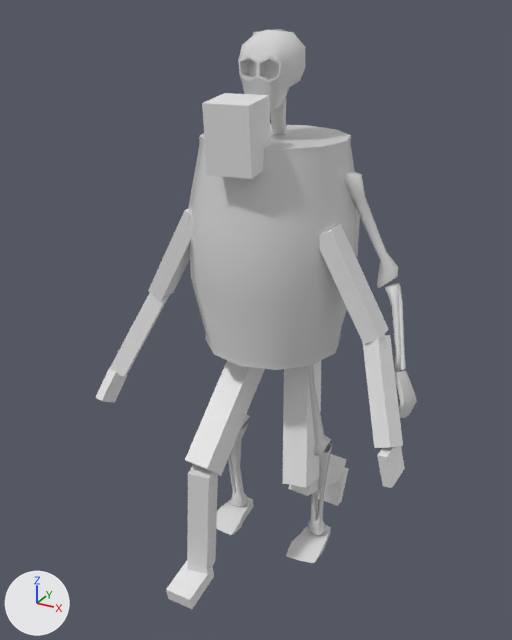
Before and after pictures for a commit that changed the FBX model Obol/Assets/Models/Enemies/Exploder/Exploder_low.FBX.
One viewpoint serves both versions: a 50 mm camera at (0.488, -0.948, 0.91) aimed at (-0.014, -0.034, 0.454). Lighting does not change. The marker at lower left points along +X, +Y and +Z. Where no turn or scale is listed for an object, it has been applied to the vertices.

Before the edit, the objects in view are built like this:
```python
ob_barrel_skelhead = bpy.data.objects.new('Barrel_SkelHead', me_mesh_023)
ob_barrel_skelhead.parent = ob_barrel_skelneck2
ob_barrel_skelhead.location = (3.852, 0.0, 0.0)
ob_barrel_skelhead.rotation_euler = (0.0184, -0.038, -0.0971)  # degrees (1.1, -2.2, -5.6)
ob_barrel_skellcollarbone = bpy.data.objects.new('Barrel_SkelLCollarbone', me_mesh_013)
ob_barrel_skellcollarbone.parent = ob_barrel_skelribcage
ob_barrel_skellcollarbone.location = (-2.423, 4.853, 1.44)
ob_barrel_skellcollarbone.rotation_euler = (-1.311, -1.873, 1.117)  # degrees (-75, -107, 64)
ob_barrel_skellupperarm = bpy.data.objects.new('Barrel_SkelLUpperarm', me_mesh_014)
ob_barrel_skellupperarm.parent = ob_barrel_skellcollarbone
ob_barrel_skellupperarm.location = (9.985, 0.0, 0.0)
ob_barrel_skellupperarm.rotation_euler = (-0.137, -1.006, 0.397)  # degrees (-7.8, -58, 23)
ob_barrel_skelneck1 = bpy.data.objects.new('Barrel_SkelNeck1', me_mesh_021)
ob_barrel_skelneck1.parent = ob_barrel_skelribcage
ob_barrel_skelneck1.location = (0.038, 1.855, 0.0)
ob_barrel_skelneck1.rotation_euler = (0.0134, 0.00563, 0.201)  # degrees (0.8, 0.3, 12)
ob_barrel_skelrcalf = bpy.data.objects.new('Barrel_SkelRCalf', me_mesh_006)
ob_barrel_skelrcalf.parent = ob_barrel_skelrthigh
ob_barrel_skelrcalf.location = (22.43, 0.0, 0.0)
ob_barrel_skelrcalf.rotation_euler = (-0.22, -0.0214, -0.785)  # degrees (-13, -1.2, -45)
ob_barrel_skelrforearm = bpy.data.objects.new('Barrel_SkelRForearm', me_mesh_019)
ob_barrel_skelrforearm.parent = ob_barrel_skelrupperarm
ob_barrel_skelrforearm.location = (17.2, 0.0, 0.0)
ob_barrel_skelrforearm.rotation_euler = (-0.203, 0.116, 0.466)  # degrees (-12, 6.6, 27)
ob_barrel_skelribcage = bpy.data.objects.new('Barrel_SkelRibcage', me_mesh_012)
ob_barrel_skelribcage.parent = ob_barrel_skelspine4
ob_barrel_skelribcage.location = (8.534, 0.0, 0.0)
ob_barrel_skelribcage.rotation_euler = (-0.0121, -0.0081, -0.0741)  # degrees (-0.7, -0.5, -4.2)
ob_barrel_skelspine2 = bpy.data.objects.new('Barrel_SkelSpine2', me_mesh_009)
ob_barrel_skelspine2.parent = ob_barrel_skelspine1
ob_barrel_skelspine2.location = (6.918, 0.0, 0.0)
ob_barrel_skelspine2.rotation_euler = (-0.0371, 0.0228, -0.186)  # degrees (-2.1, 1.3, -11)
ob_barrel_skelspine4 = bpy.data.objects.new('Barrel_SkelSpine4', me_mesh_011)
ob_barrel_skelspine4.parent = ob_barrel_skelspine3
ob_barrel_skelspine4.location = (6.333, 0.0, 0.0)
ob_barrel_skelspine4.rotation_euler = (-0.0514, 0.00429, 0.213)  # degrees (-2.9, 0.2, 12)
# also in view: 'Barrel_SkelRThigh' at (-0.043, -0.073, 0.31); 'Barrel_SkelLPalm' at (0.248, -0.109, 0.315); 'Barrel_SkelRUpperarm' at (-0.145, -0.054, 0.549); 'Barrel_SkelRFoot' at (-0.06, -0.183, 0.01); 'Barrel_SkelLForearm' at (0.217, -0.079, 0.408)
```
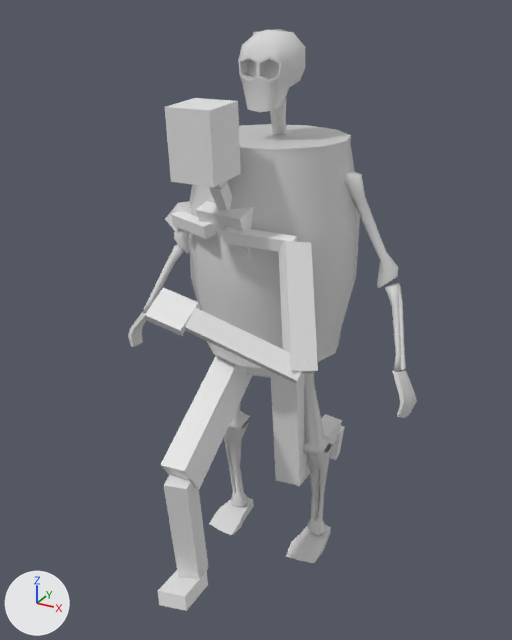
The change, as a list of edits to the scene's bpy script:
```text
Change ob_barrel_skelribcage:
    ob_barrel_skelribcage.rotation_euler: (-0.0121, -0.0081, -0.0741) -> (-0.0248, -0.0112, -0.0759)  # degrees (-0.7, -0.5, -4.2) -> degrees (-1.4, -0.6, -4.3)
Change ob_barrel_skellcollarbone:
    ob_barrel_skellcollarbone.rotation_euler: (-1.311, -1.873, 1.117) -> (-1.3, -1.861, 1.105)  # degrees (-75, -107, 64) -> degrees (-74, -107, 63)
Change ob_barrel_skelneck2:
    ob_barrel_skelneck2.rotation_euler: (0.058, 0.0105, -0.33) -> (0.104, 0.0256, -0.366)  # degrees (3.3, 0.6, -19) -> degrees (6, 1.5, -21)
Change ob_barrel_skelrfoot:
    ob_barrel_skelrfoot.rotation_euler: (0.0938, -0.183, 1.391) -> (0.1, -0.162, 1.86)  # degrees (5.4, -10, 80) -> degrees (5.7, -9.3, 107)
Change ob_barrel_skelrforearm:
    ob_barrel_skelrforearm.rotation_euler: (-0.203, 0.116, 0.466) -> (-0.161, 0.17, 0.759)  # degrees (-12, 6.6, 27) -> degrees (-9.2, 10, 43)
Change ob_barrel_skelpelvis:
    ob_barrel_skelpelvis.location: (0.0, 0.034, 0.382) -> (0.0, -0.019, 0.382)
Change ob_barrel_skellpalm:
    ob_barrel_skellpalm.rotation_euler: (-1.692, -0.309, -0.476) -> (-1.317, -0.241, 0.00141)  # degrees (-97, -18, -27) -> degrees (-75, -14, 0.1)
Change ob_barrel_skellupperarm:
    ob_barrel_skellupperarm.rotation_euler: (-0.137, -1.006, 0.397) -> (-0.296, -0.818, 1.171)  # degrees (-7.8, -58, 23) -> degrees (-17, -47, 67)
Change ob_barrel_skellcalf:
    ob_barrel_skellcalf.rotation_euler: (0.184, -0.08, -1.369) -> (0.185, 0.0651, -1.35)  # degrees (11, -4.6, -78) -> degrees (11, 3.7, -77)
Change ob_barrel_skelrcalf:
    ob_barrel_skelrcalf.rotation_euler: (-0.22, -0.0214, -0.785) -> (-0.25, -0.0997, -1.167)  # degrees (-13, -1.2, -45) -> degrees (-14, -5.7, -67)
Change ob_barrel_skelrpalm:
    ob_barrel_skelrpalm.rotation_euler: (1.92, 0.0795, 0.22) -> (2.037, 0.394, 0.488)  # degrees (110, 4.6, 13) -> degrees (117, 23, 28)
Change ob_barrel_skelspine3:
    ob_barrel_skelspine3.rotation_euler: (-0.0517, 0.00694, -0.0433) -> (-0.107, 0.0126, -0.0355)  # degrees (-3, 0.4, -2.5) -> degrees (-6.1, 0.7, -2)
Change ob_barrel_skelhead:
    ob_barrel_skelhead.rotation_euler: (0.0184, -0.038, -0.0971) -> (0.00712, -0.0076, -0.104)  # degrees (1.1, -2.2, -5.6) -> degrees (0.4, -0.4, -6)
Change ob_barrel_skelneck1:
    ob_barrel_skelneck1.rotation_euler: (0.0134, 0.00563, 0.201) -> (0.0251, -0.055, 0.187)  # degrees (0.8, 0.3, 12) -> degrees (1.4, -3.2, 11)
Change ob_barrel_skellthigh:
    ob_barrel_skellthigh.rotation_euler: (0.159, -3.058, -0.268) -> (0.0247, -3.117, 0.0925)  # degrees (9.1, -175, -15) -> degrees (1.4, -179, 5.3)
Change ob_barrel_skelspine4:
    ob_barrel_skelspine4.rotation_euler: (-0.0514, 0.00429, 0.213) -> (-0.107, 0.0106, 0.22)  # degrees (-2.9, 0.2, 12) -> degrees (-6.1, 0.6, 13)
Change ob_barrel_skellforearm:
    ob_barrel_skellforearm.rotation_euler: (0.219, -0.112, 0.477) -> (-0.113, -0.219, 2.064)  # degrees (13, -6.4, 27) -> degrees (-6.5, -13, 118)
Change ob_barrel_skelspine2:
    ob_barrel_skelspine2.rotation_euler: (-0.0371, 0.0228, -0.186) -> (-0.0772, 0.0435, -0.182)  # degrees (-2.1, 1.3, -11) -> degrees (-4.4, 2.5, -10)
Change ob_barrel_skelspine1:
    ob_barrel_skelspine1.rotation_euler: (0.000309, 0.0199, 0.404) -> (-0.000806, 0.0376, 0.403)  # degrees (0, 1.1, 23) -> degrees (0, 2.2, 23)
Change ob_barrel_skelrupperarm:
    ob_barrel_skelrupperarm.rotation_euler: (0.101, 0.964, 0.398) -> (-0.762, 0.276, -1.097)  # degrees (5.8, 55, 23) -> degrees (-44, 16, -63)
Change ob_barrel_skelrthigh:
    ob_barrel_skelrthigh.rotation_euler: (0.117, 2.976, -0.755) -> (0.168, 3.033, -1.032)  # degrees (6.7, 171, -43) -> degrees (9.6, 174, -59)
```

Pixel boxes [x1, y1, x2, y2] of what changed, in the pictures (512 x 640 px):
'Barrel_SkelHead', turned, moved
    before: [202, 93, 271, 179]
    after: [165, 98, 241, 187]
'Barrel_SkelLUpperarm', turned, moved
    before: [319, 223, 388, 344]
    after: [279, 241, 318, 373]
'Barrel_SkelRThigh', turned, moved
    before: [185, 360, 265, 476]
    after: [161, 356, 253, 489]
'Barrel_SkelLForearm', turned, moved
    before: [363, 335, 403, 448]
    after: [185, 307, 306, 383]
'Barrel_SkelLThigh', turned, moved
    before: [283, 361, 321, 488]
    after: [270, 372, 309, 486]
'Barrel_SkelRCalf', turned, moved
    before: [187, 465, 218, 574]
    after: [164, 474, 208, 579]
'Barrel_SkelLPalm', turned, moved
    before: [377, 446, 405, 488]
    after: [145, 288, 200, 336]
'Barrel_SkelRUpperarm', turned, moved
    before: [148, 209, 191, 301]
    after: [165, 201, 192, 233]
'Barrel_SkelRForearm', turned, moved (not visible afterwards)
    before: [109, 291, 169, 378]
'Barrel_SkelRFoot', turned, moved
    before: [166, 561, 214, 609]
    after: [158, 570, 208, 611]
'Barrel_SkelRibcage', turned, moved (not visible before)
    after: [196, 201, 253, 259]
'Barrel_SkelLCalf', turned, moved
    before: [288, 454, 347, 496]
    after: [296, 414, 342, 487]
'Barrel_SkelLCollarbone', turned, moved (not visible before)
    after: [223, 226, 297, 252]
'Barrel_SkelLFoot', turned, moved
    before: [318, 467, 349, 506]
    after: [330, 426, 345, 460]
'Barrel_SkelRCollarbone', turned, moved (not visible before)
    after: [171, 212, 216, 239]
'Barrel_SkelRPalm', turned, moved (not visible afterwards)
    before: [95, 369, 127, 403]
'Barrel_SkelNeck1', turned, moved (not visible before)
    after: [209, 182, 232, 211]
'Barrel_SkelPelvis', moved (not visible before)
    after: [246, 367, 271, 378]
'Barrel_SkelNeck2', turned, moved (not visible before)
    after: [215, 181, 227, 188]
